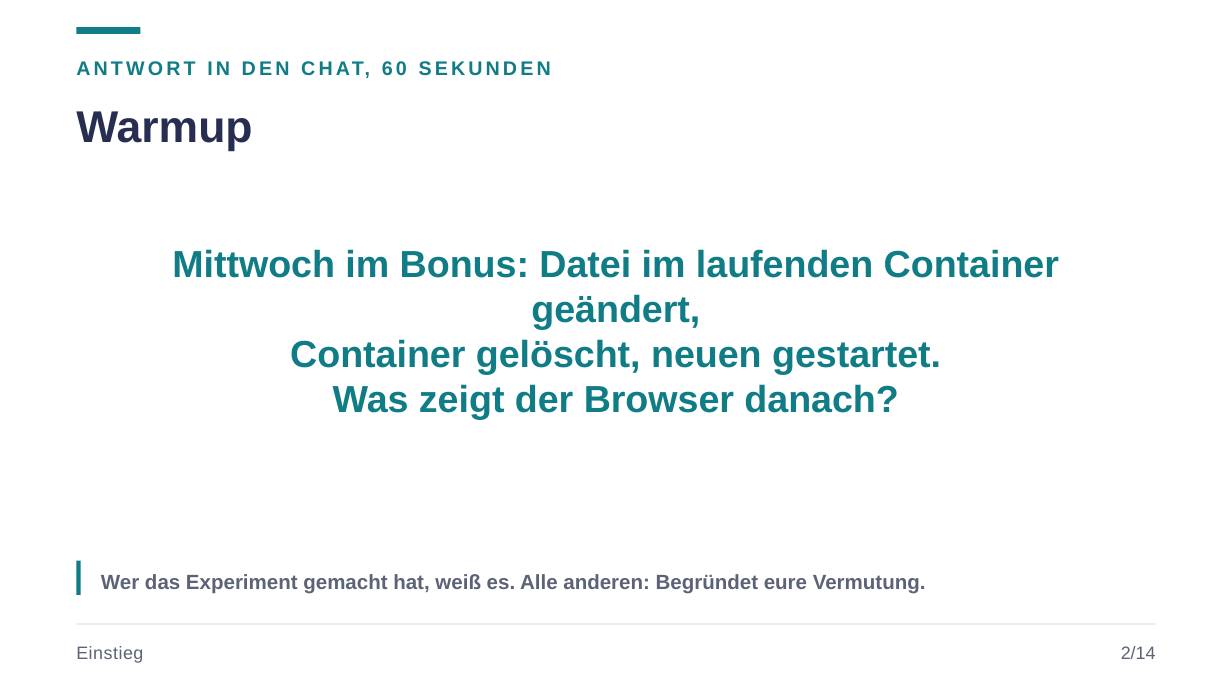
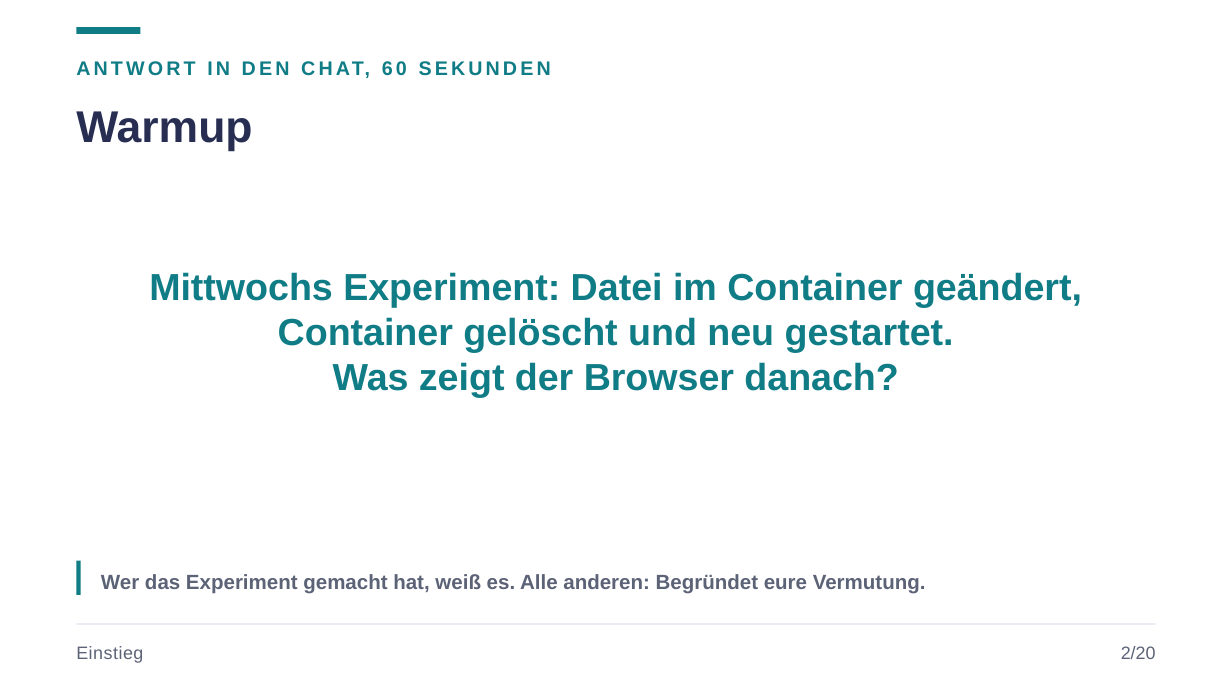
Before and after one commit to JacobMenge/kurs-unterlagen, a slide deck: slide 3 of folien/06-docker-aufbau.pptx. Drawn at 1232x693 pixels with LibreOffice and Linux fonts; fonts in the diff are those of the drawing. Boxes give left, top, right and bottom in pixels: in the first picture for what was removed or moved away, otherwise in the second. Text is boxed around its words. In the diff, an @@ line names an element or a change of style, - is before the commit and + after.

```diff
--- a/folien/06-docker-aufbau.pptx
+++ b/folien/06-docker-aufbau.pptx
@@ text at [149, 272, 1082, 352]: text changed @@
-Mittwoch im Bonus: Datei im laufenden Container geändert,
-Container gelöscht, neuen gestartet.
+Mittwochs Experiment: Datei im Container geändert,
+Container gelöscht und neu gestartet.
@@ text at [1121, 646, 1156, 659]: text changed @@
-2/14
+2/20
```
Also in this commit, not shown: 13 other slides changed, 6 slides added, 29 other files.
